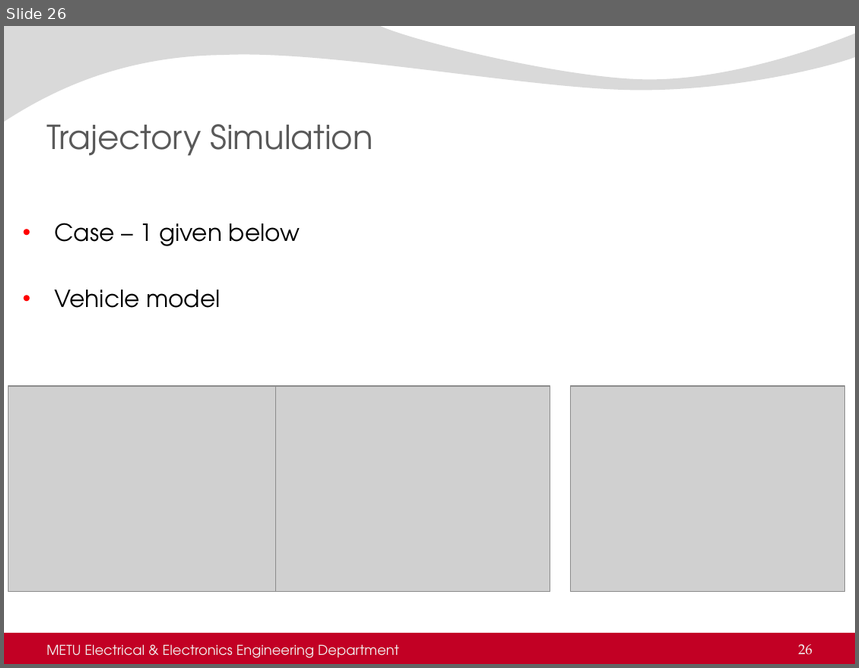
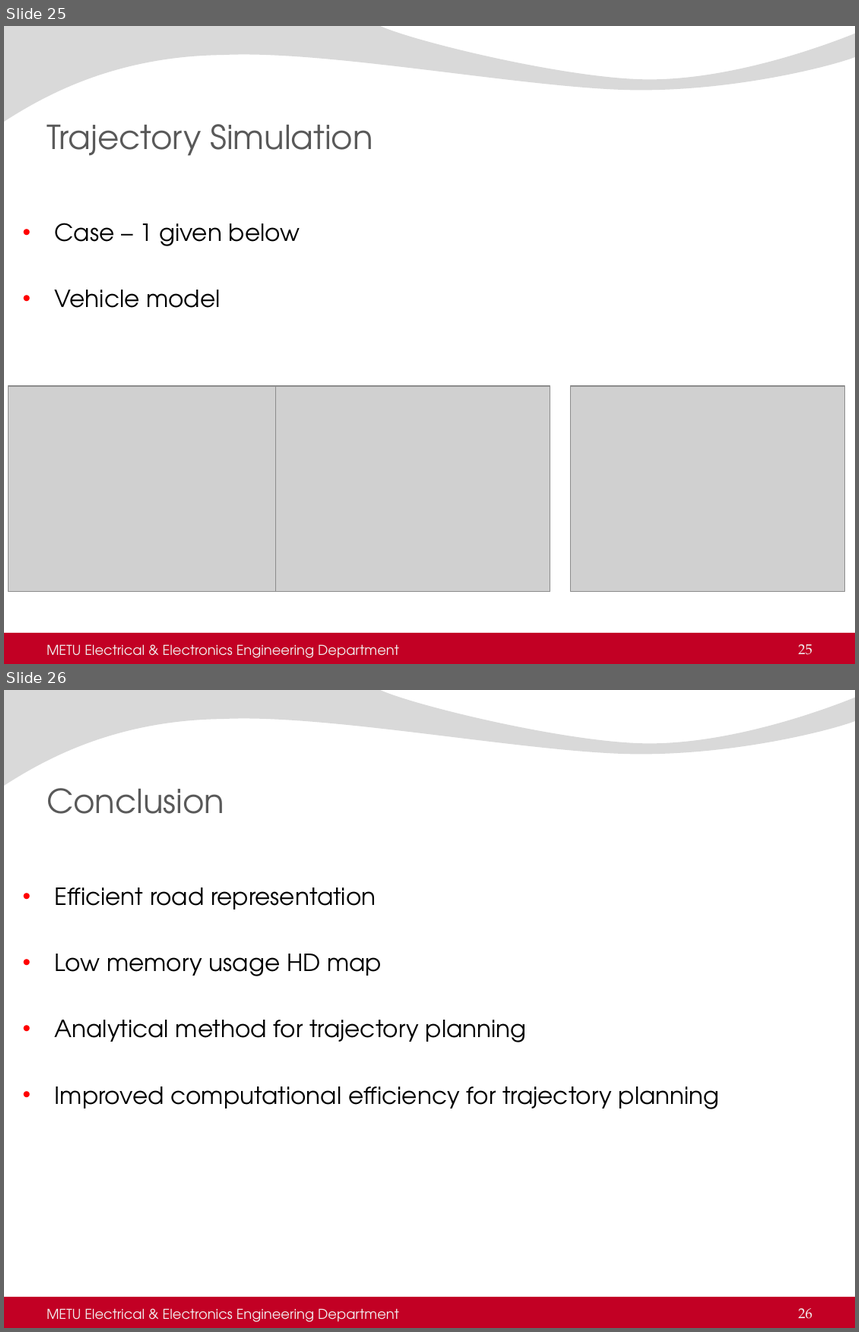
Before and after one commit to AtakanQ/thesis, a slide deck: thesisDefense.pptx. Shown one above the other, each under a label of ours: slide 26 before the commit, slides 25 and 26 after it. The pictures are 859x668 and 859x1332 pixels, drawn with LibreOffice and Linux fonts; fonts in the diff are those of the drawing; grey boxes stand for pictures; background and template pictures are left out. Boxes give left, top, right and bottom in pixels: in the first picture for what was removed or moved away, otherwise in the second. Text is boxed around its words. In the diff, an @@ line names an element or a change of style, - is before the commit and + after.

```diff
--- a/thesisDefense.pptx
+++ b/thesisDefense.pptx
@@ slide 26 added at [4,690,855,1328], background picture (left out); not listed: 2 template elements that a slide beside it also shows @@
@@ title added at [47,788,224,814], 28 pt, text #595959 @@
+Conclusion
@@ text added at [55,888,720,1110], 20 pt, text #000000 @@
+• Efficient road representation
+• Low memory usage HD map
+• Analytical method for trajectory planning
+• Improved computational efficiency for trajectory planning
@@ text added at [47,1309,399,1322], 11.5 pt, text #F2F2F2 @@
+METU Electrical & Electronics Engineering Department
@@ page number added at [798,1309,813,1319], 12 pt, text #F2F2F2 @@
+26
@@ what was slide 26 is now slide 25 @@
@@ page number at [798,645,813,655]: text changed @@
-26
+25
```
Also in this commit, not shown: 1 slide removed.
